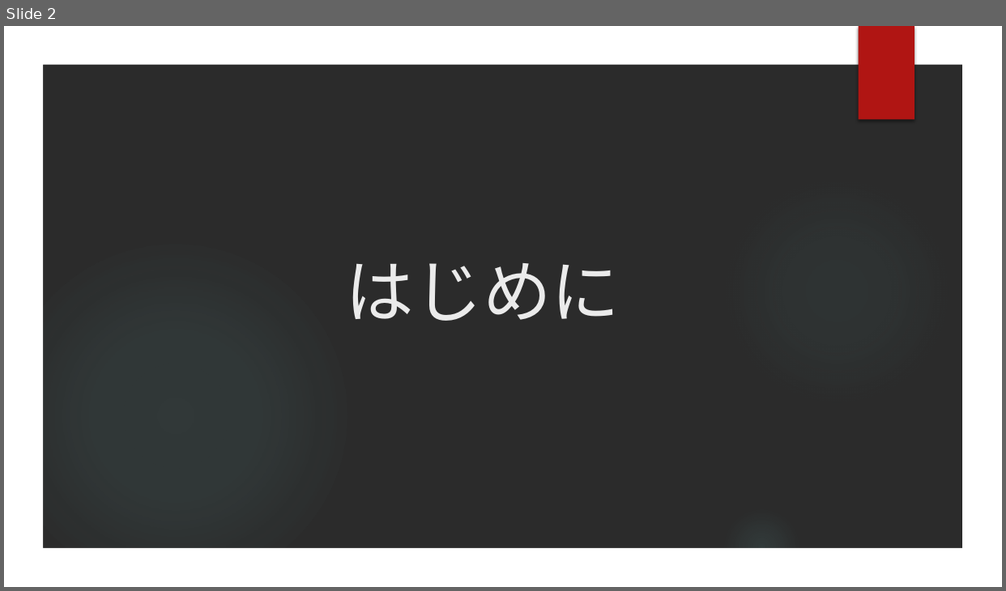
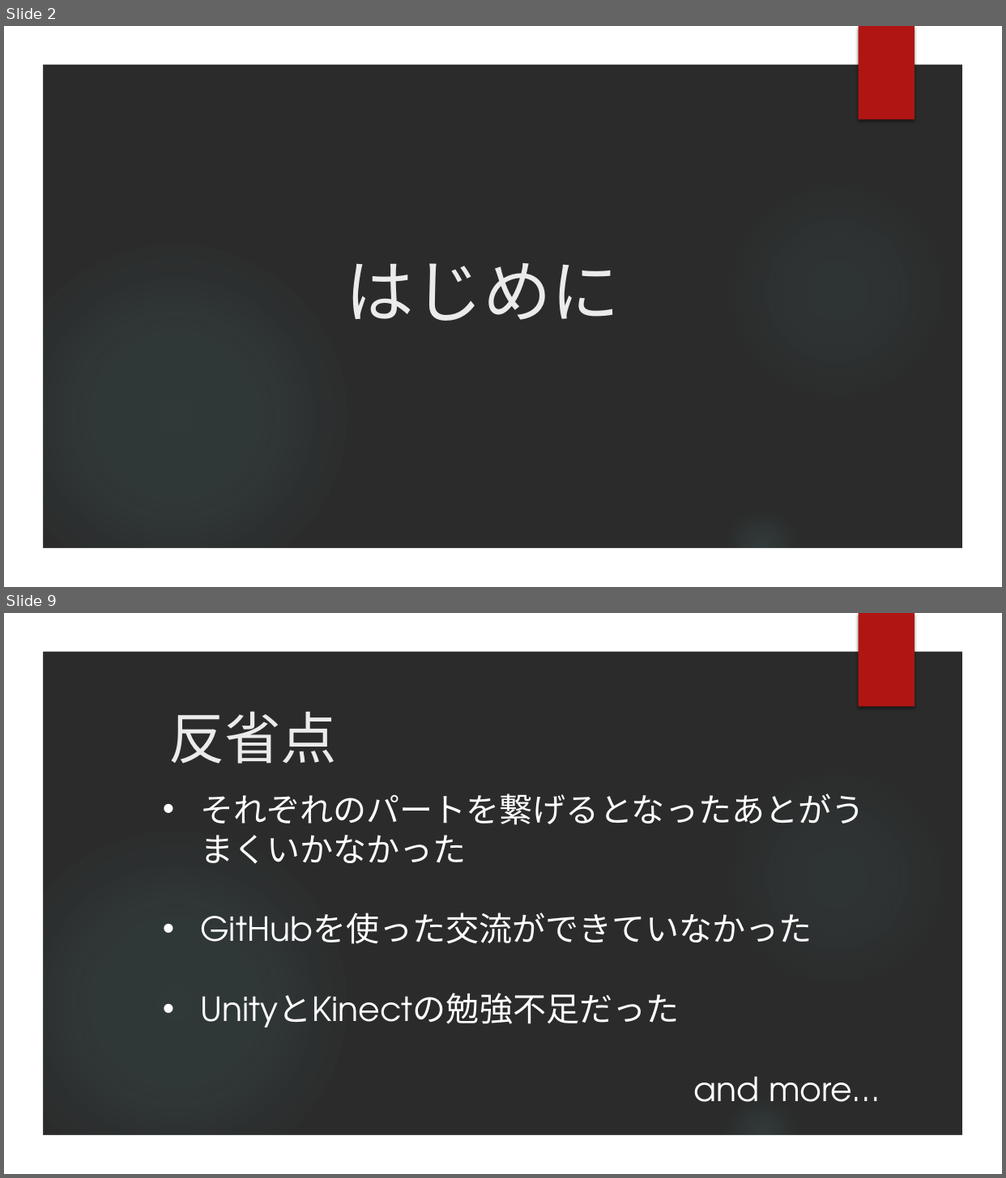
Before and after one commit to goowaSystemTeam/Internship_INCT_2017, a slide deck: Internship_INCT_2017.pptx. Shown one above the other, each under a label of ours: slide 2 before the commit, slides 2 and 9 after it; the slides between them are not shown. The pictures are 1006x591 and 1006x1178 pixels, drawn with LibreOffice and Linux fonts; fonts in the diff are those of the drawing; background and template pictures are left out; a plain dark background stands for a picture behind light text. Boxes give left, top, right and bottom in pixels: in the first picture for what was removed or moved away, otherwise in the second. Text is boxed around its words. In the diff, an @@ line names an element or a change of style, - is before the commit and + after.

```diff
--- a/Internship_INCT_2017.pptx
+++ b/Internship_INCT_2017.pptx
@@ slide 9 added at [4,613,1002,1174], background picture (left out); not listed: 5 template elements that a slide beside it also shows @@
@@ title added at [168,711,337,764], 54 pt, text #EBEBEB @@
+反省点
@@ text added at [200,794,880,1102], 32 pt, text #FFFFFF @@
+• それぞれのパートを繋げるとなったあとがうまくいかなかった
+• GitHubを使った交流ができていなかった
+• UnityとKinectの勉強不足だった
+and more…
```
Also in this commit, not shown: 1 slide changed, 9 other slides added, 8 slides removed.
